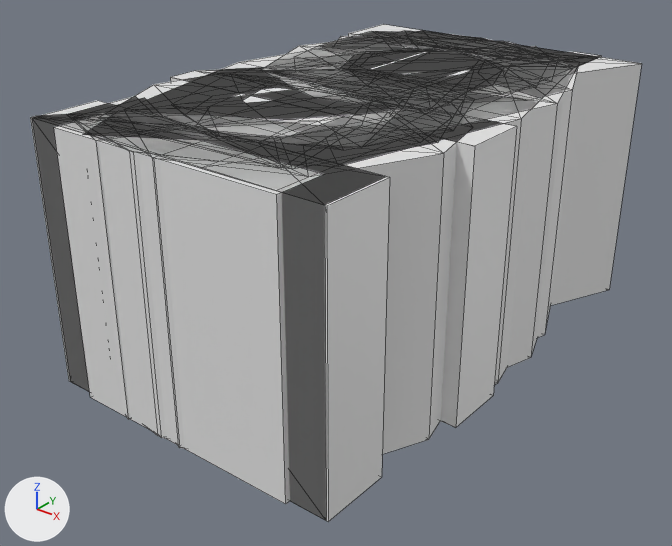
The Blender file models/numbers/numbers.blend, before and after one commit.
The view is the same before and after, from a camera (50 mm lens) standing at (0.991, -1.322, 0.68) and looking at (-0.011, -0.069, -0.097). The lights are fixed; the arrows at lower left show +X, +Y and +Z. Mesh edges are drawn as thin lines.

In view in the first picture: '0', '1', '2', '3', '4', '5', '6', '7', '8', '9'.
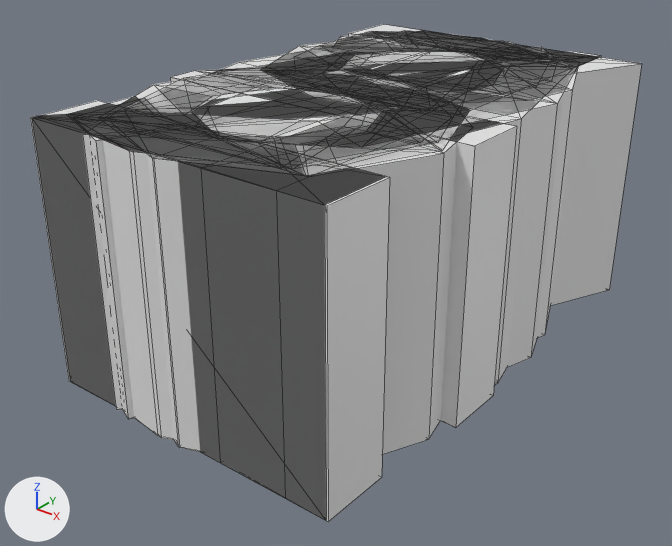
Pixel boxes (x1, y1, x2, y2) of what changed, in the pictures (672 x 546 px; the box of a moved part takes in the faces that stretch with it):
'6', reshaped (9% narrower, 13% shorter)
    before: (54, 46, 541, 504)
    after: (109, 47, 550, 447)
part 1 of me_text_003, moved or reshaped
    before: (171, 46, 541, 148)
    after: (109, 47, 550, 447)
part 2 of me_text_003, deleted
    before: (54, 113, 324, 504)

Patch to the scene script:
```diff
--- a/models/numbers/numbers.blend.py
+++ b/models/numbers/numbers.blend.py
@@ me_text_003 @@
 me_text_003.from_pydata(...)  # 50 vertices, 69 faces; spans x -0.263..0.263, y -0.497..0.497, z -0.25..0.25
 # used by ob_6; location = (0.0, 0.0, 0.0)
+# me_text_003 part 1: the loose piece of 42 vertices spanning x -0.263..0.263, y -0.372..0.497, z -0.25..0.25 is scaled about its middle by (1.15, 1.15, 1), then moved by (0.0, -0.063, 0.0)
+# me_text_003 part 2: the loose piece of 8 vertices spanning x -0.233..0.233, y -0.497..-0.399, z -0.25..0.25 is deleted
```
